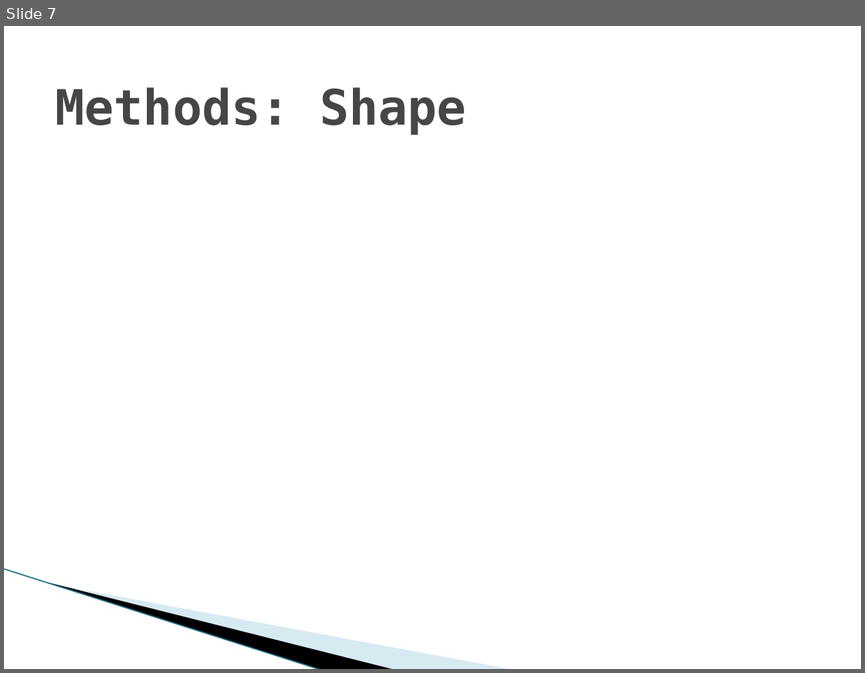
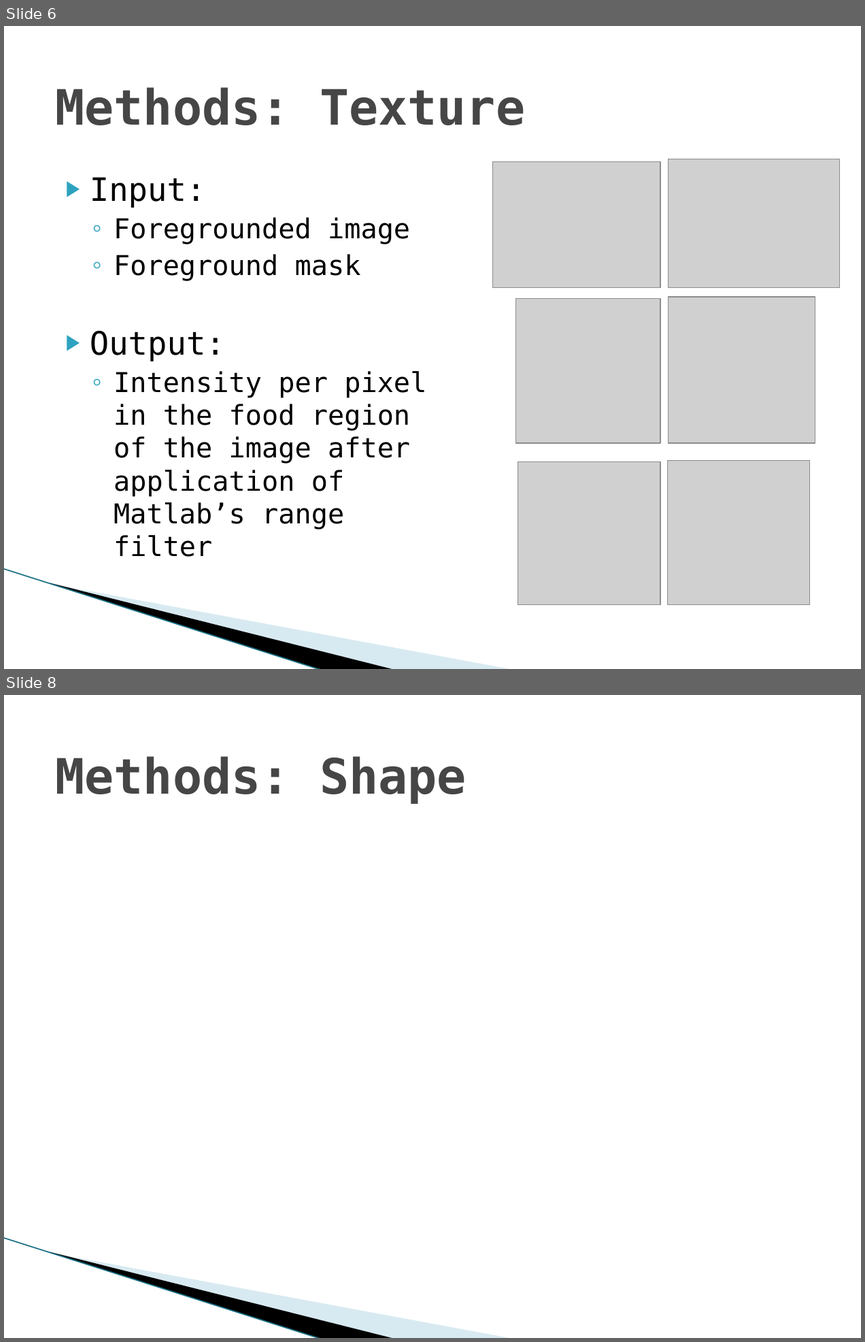
Before and after one commit to vfasburg/cse_803, a slide deck: documents/830_Presentation_Fasburg_Thomas_Reiff.pptx. Shown one above the other, each under a label of ours: slide 7 before the commit, slides 6 and 8 after it; the slides between them are not shown. The pictures are 865x673 and 865x1342 pixels, drawn with LibreOffice and Linux fonts; fonts in the diff are those of the drawing; grey boxes stand for pictures; background and template pictures are left out. Boxes give left, top, right and bottom in pixels: in the first picture for what was removed or moved away, otherwise in the second. Text is boxed around its words. In the diff, an @@ line names an element or a change of style, - is before the commit and + after.

Commit message:
Added content to my slides. Also added a slide for Image Database statistics and updated the Overview slide to reflect this.

```diff
--- a/documents/830_Presentation_Fasburg_Thomas_Reiff.pptx
+++ b/documents/830_Presentation_Fasburg_Thomas_Reiff.pptx
@@ slide 6 added at (x1=4, y1=26, x2=861, y2=669), background #FFFFFF; not listed: 3 template elements that a slide beside it also shows @@
@@ title added at (x1=55, y1=87, x2=525, y2=125), 41 pt, text #464646, bold @@
+Methods: Texture
@@ picture added at (x1=492, y1=161, x2=660, y2=287) @@
@@ picture added at (x1=668, y1=159, x2=839, y2=287) @@
@@ text added at (x1=90, y1=177, x2=426, y2=556), 23 pt, text #000000 @@
+▶ Input:
+  ◦ Foregrounded image
+  ◦ Foreground mask
+▶ Output:
+  ◦ Intensity per pixel in the food region of the image after application of Matlab’s range filter
@@ picture added at (x1=515, y1=299, x2=660, y2=444) @@
@@ picture added at (x1=668, y1=297, x2=815, y2=444) @@
@@ picture added at (x1=517, y1=461, x2=660, y2=604) @@
@@ picture added at (x1=667, y1=461, x2=809, y2=604) @@
@@ what was slide 7 is now slide 8 @@
```
Also in this commit, not shown: 1 slide changed, 5 other slides added, 3 slides removed.
